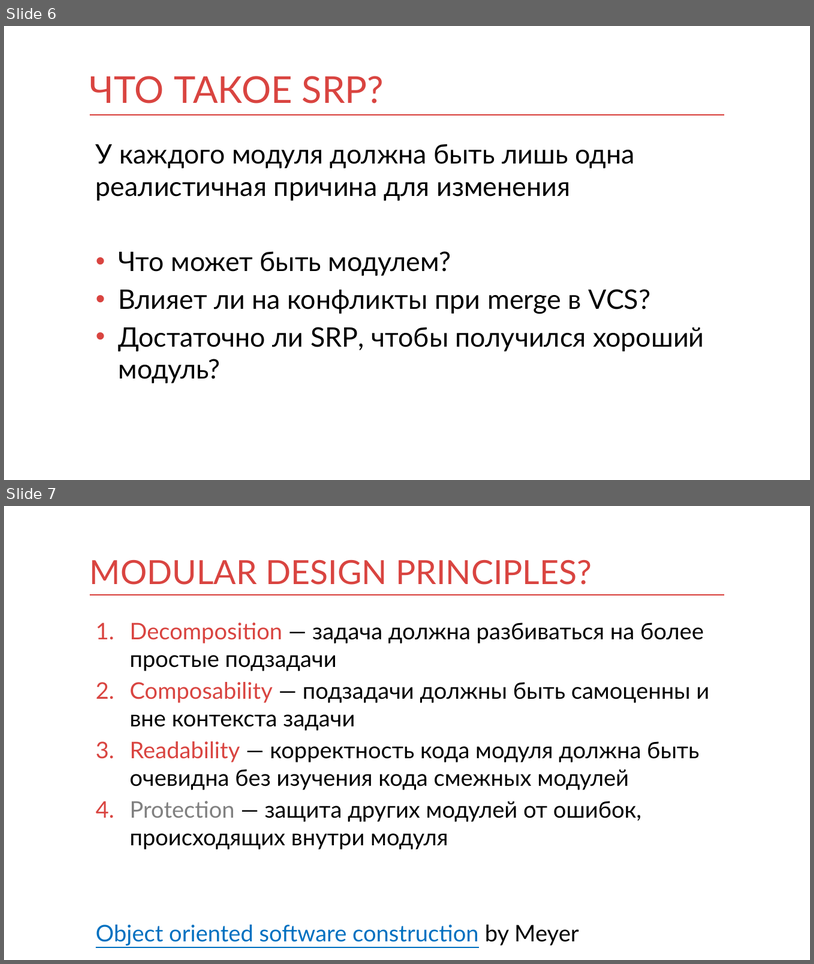
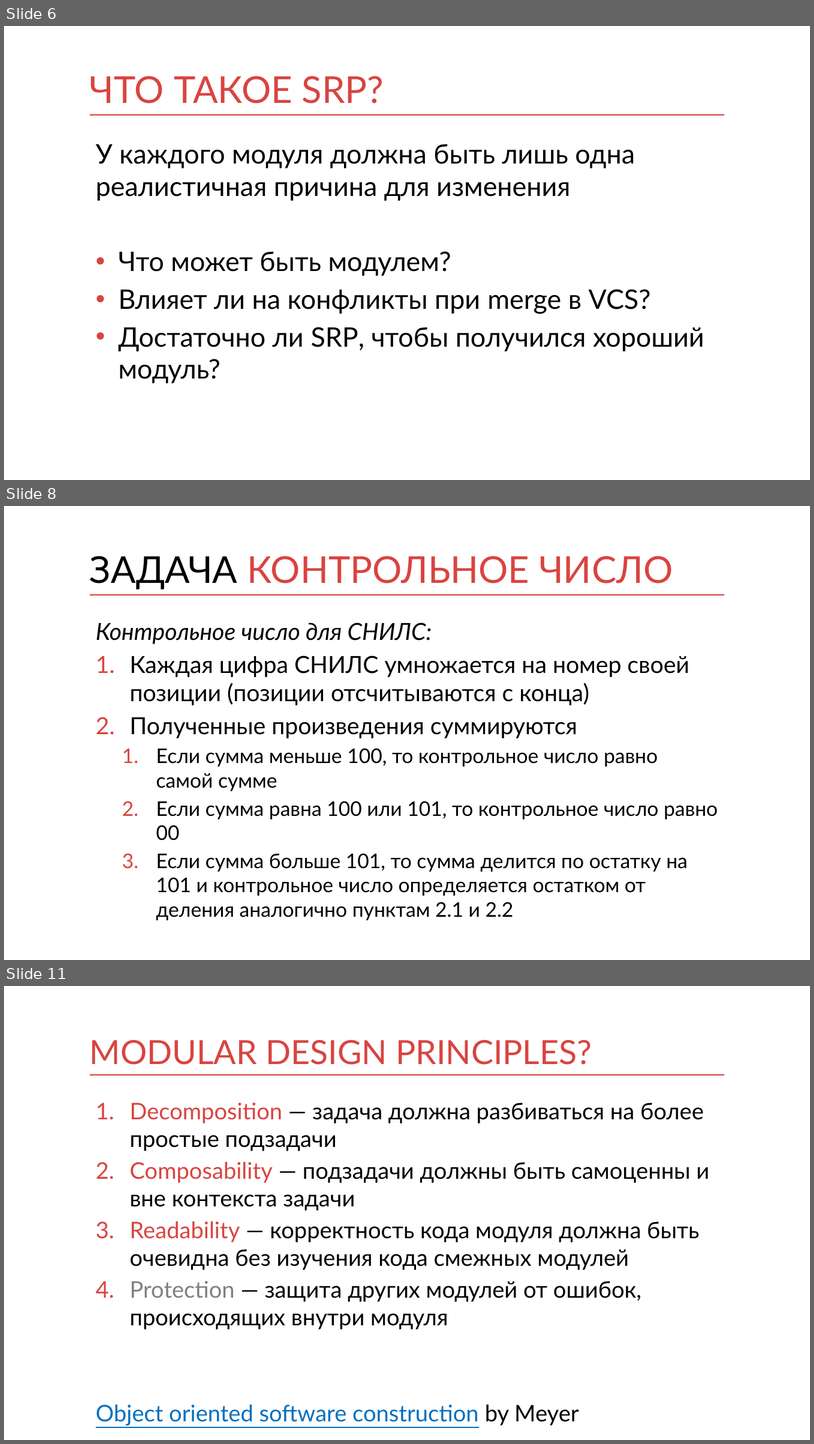
Before and after one commit to kontur-courses/clean-code, a slide deck: clean-code.pptx. Shown one above the other, each under a label of ours: slides 6 and 7 before the commit, slides 6, 8 and 11 after it; the slides between them are not shown. The pictures are 814x964 and 814x1444 pixels, drawn with LibreOffice and Linux fonts; fonts in the diff are those of the drawing. Boxes give left, top, right and bottom in pixels: in the first picture for what was removed or moved away, otherwise in the second. Text is boxed around its words. In the diff, an @@ line names an element or a change of style, - is before the commit and + after.

```diff
--- a/clean-code.pptx
+++ b/clean-code.pptx
@@ slide 8 added at <box>4,506,810,960</box>, background #FFFFFF; not listed: 1 template element that a slide beside it also shows @@
@@ title added at <box>90,556,673,589</box>, 44 pt, text #D94440 @@
+ЗАДАЧА КОНТРОЛЬНОЕ ЧИСЛО
@@ text added at <box>96,622,718,920</box>, 24 pt, text #000000 @@
+Контрольное число для СНИЛС:
+1. Каждая цифра СНИЛС умножается на номер своей позиции (позиции отсчитываются с конца)
+2. Полученные произведения суммируются
+  1. Если сумма меньше 100, то контрольное число равно самой сумме
+  2. Если сумма равна 100 или 101, то контрольное число равно 00
+  3. Если сумма больше 101, то сумма делится по остатку на 101 и контрольное число определяется остатком от деления аналогично пунктам 2.1 и 2.2
@@ what was slide 7 is now slide 11 @@
```
Also in this commit, not shown: 1 slide changed, 3 other slides added.
